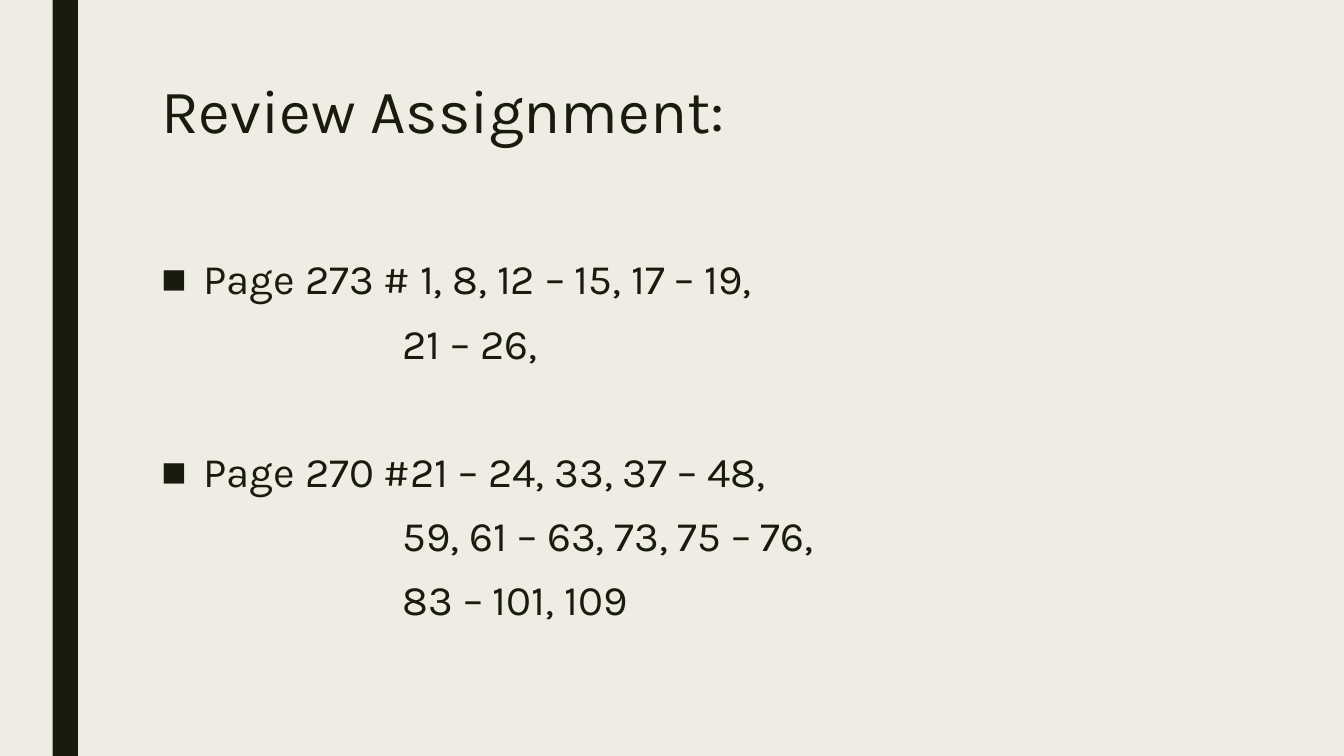
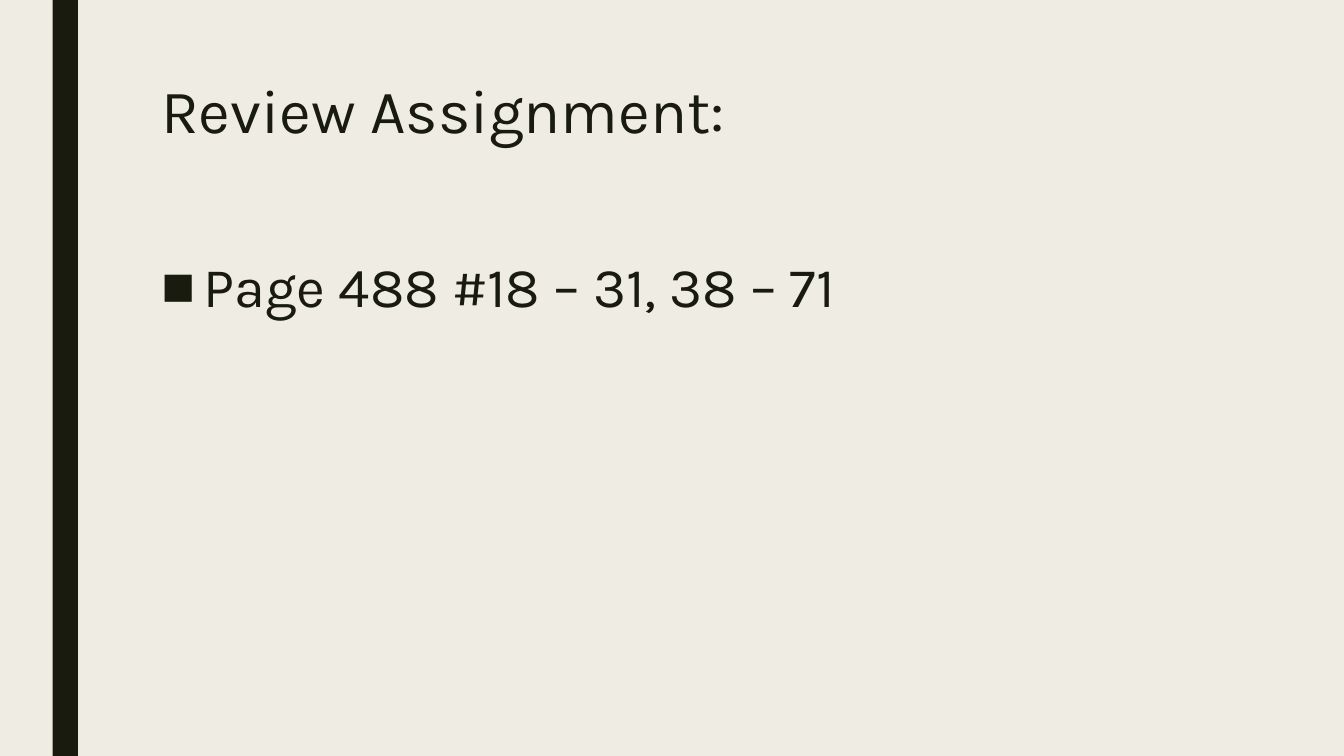
Before and after one commit to codecuddy/algebra_3-4, a slide deck: slide 7 of _PowerPoints/2nd Semester/Unit 9 Logarithms/Algebra_4_Day_078 Quiz and Test Review.pptx. Drawn at 1344x756 pixels with LibreOffice and Linux fonts; fonts in the diff are those of the drawing. Boxes give left, top, right and bottom in pixels: in the first picture for what was removed or moved away, otherwise in the second. Text is boxed around its words. In the diff, an @@ line names an element or a change of style, - is before the commit and + after.

Commit message:
final review

```diff
--- a/_PowerPoints/2nd Semester/Unit 9 Logarithms/Algebra_4_Day_078 Quiz and Test Review.pptx
+++ b/_PowerPoints/2nd Semester/Unit 9 Logarithms/Algebra_4_Day_078 Quiz and Test Review.pptx
@@ text at (204, 271, 835, 321): text changed; size 30 to 40 pt @@
-■ Page 273 # 1, 8, 12 – 15, 17 – 19,
-21 – 26,
-■ Page 270 #21 – 24, 33, 37 – 48,
-59, 61 – 63, 73, 75 – 76,
-83 – 101, 109
+■ Page 488 #18 – 31, 38 – 71
```
Also in this commit, not shown: 3 other files.
